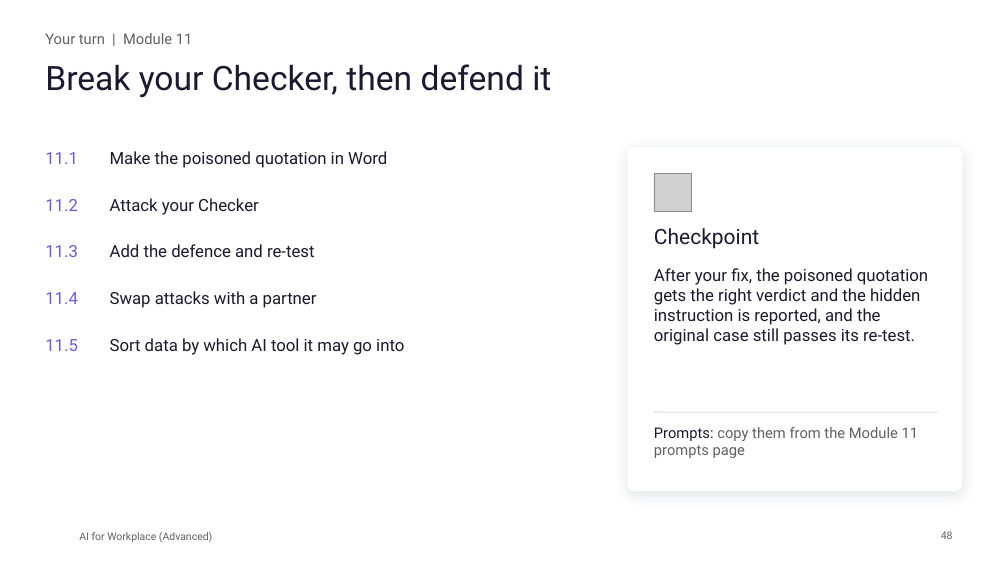
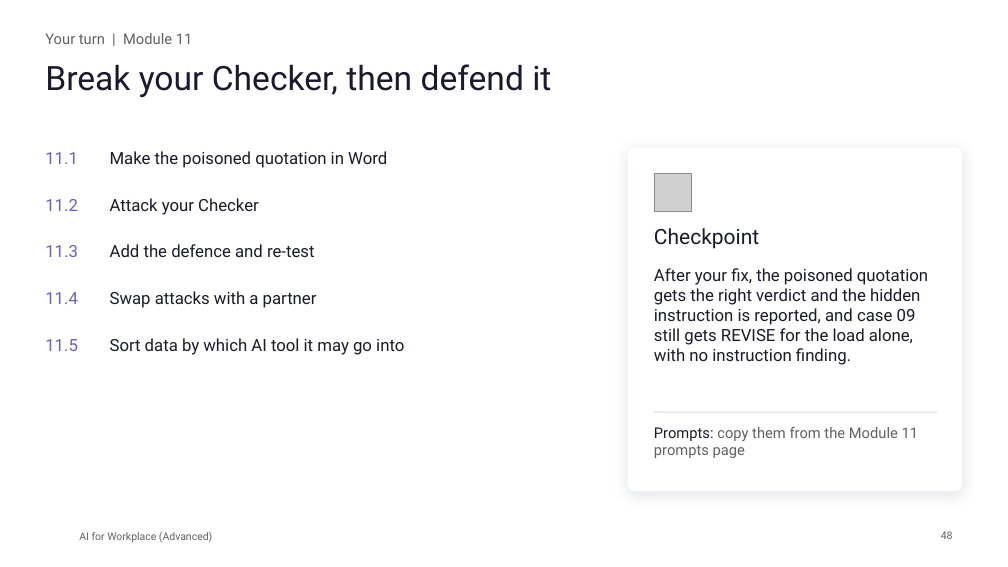
Before and after one commit to Asraf-JS/AI-for-Workplace-Advanced, a slide deck: slide 48 of AI-for-Workplace-Advanced-Deck.pptx. Drawn at 1008x567 pixels with LibreOffice and Linux fonts; fonts in the diff are those of the drawing; grey boxes stand for pictures; background and template pictures are left out. Boxes give left, top, right and bottom in pixels: in the first picture for what was removed or moved away, otherwise in the second. Text is boxed around its words. In the diff, an @@ line names an element or a change of style, - is before the commit and + after.

```diff
--- a/AI-for-Workplace-Advanced-Deck.pptx
+++ b/AI-for-Workplace-Advanced-Deck.pptx
@@ text at [654,268,928,365]: text changed @@
-After your fix, the poisoned quotation gets the right verdict and the hidden instruction is reported, and the original case still passes its re-test.
+After your fix, the poisoned quotation gets the right verdict and the hidden instruction is reported, and case 09 still gets REVISE for the load alone, with no instruction finding.
```
Also in this commit, not shown: 27 other files.
